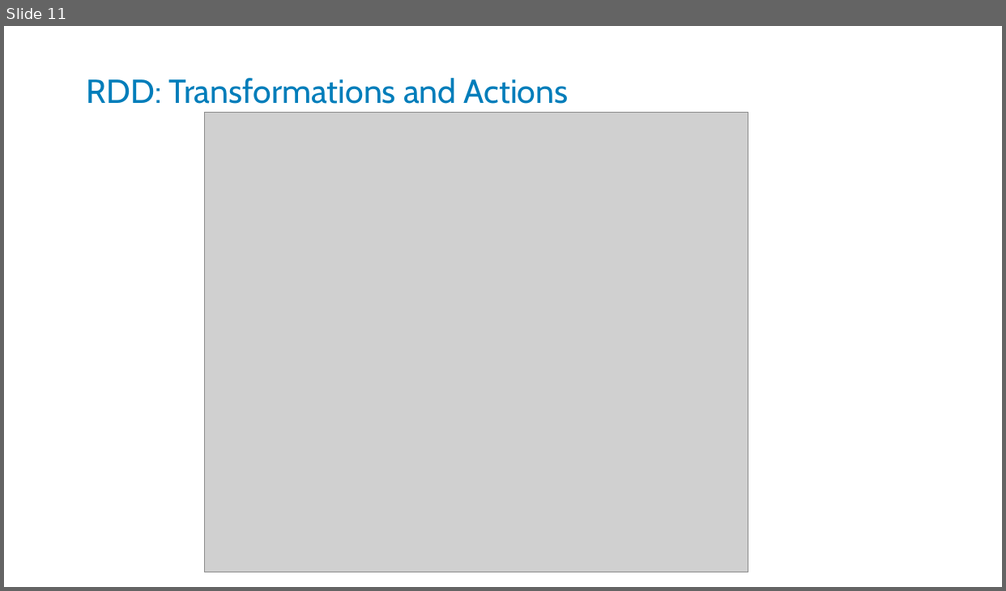
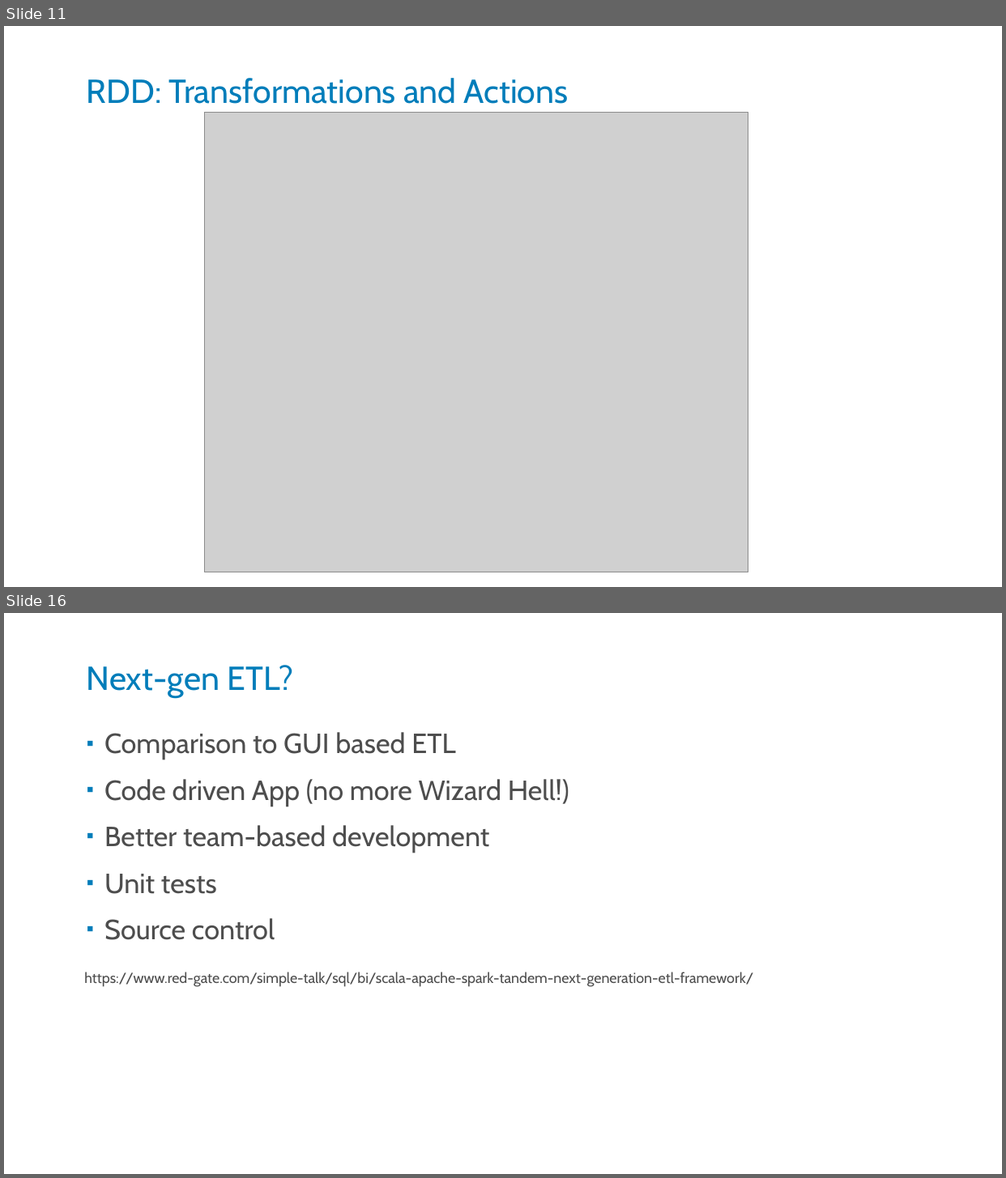
Before and after one commit to kstanaszek/SparkAndScalaInTandem, a slide deck: src/main/resources/slides.pptx. Shown one above the other, each under a label of ours: slide 11 before the commit, slides 11 and 16 after it; the slides between them are not shown. The pictures are 1006x591 and 1006x1178 pixels, drawn with LibreOffice and Linux fonts; fonts in the diff are those of the drawing; grey boxes stand for pictures. Boxes give left, top, right and bottom in pixels: in the first picture for what was removed or moved away, otherwise in the second. Text is boxed around its words. In the diff, an @@ line names an element or a change of style, - is before the commit and + after.

```diff
--- a/src/main/resources/slides.pptx
+++ b/src/main/resources/slides.pptx
@@ slide 16 added at <box>4,613,1002,1174</box>, background #FFFFFF @@
@@ title added at <box>87,665,293,698</box>, 24 pt, text #007DBA @@
+Next-gen ETL?
@@ text added at <box>104,732,569,940</box>, 20 pt, text #4D4D4D @@
+▪ Comparison to GUI based ETL
+▪ Code driven App (no more Wizard Hell!)
+▪ Better team-based development
+▪ Unit tests
+▪ Source control
@@ text added at <box>84,972,753,987</box>, 10.5 pt, text #4D4D4D @@
+https://www.red-gate.com/simple-talk/sql/bi/scala-apache-spark-tandem-next-generation-etl-framework/
```
Also in this commit, not shown: 4 other slides added, 3 slides removed.
